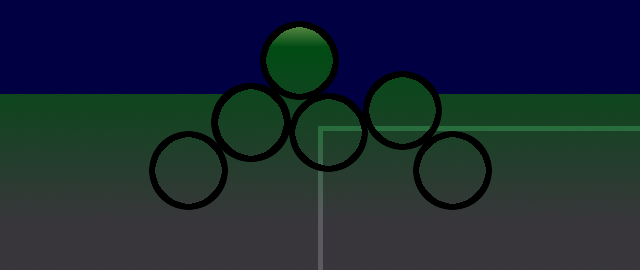
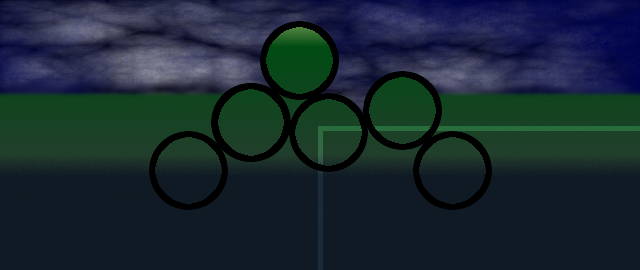
Layers edited between the first and the second 640px x 270px image:
painted on "roomstate_1" over [0,0,640,270]
